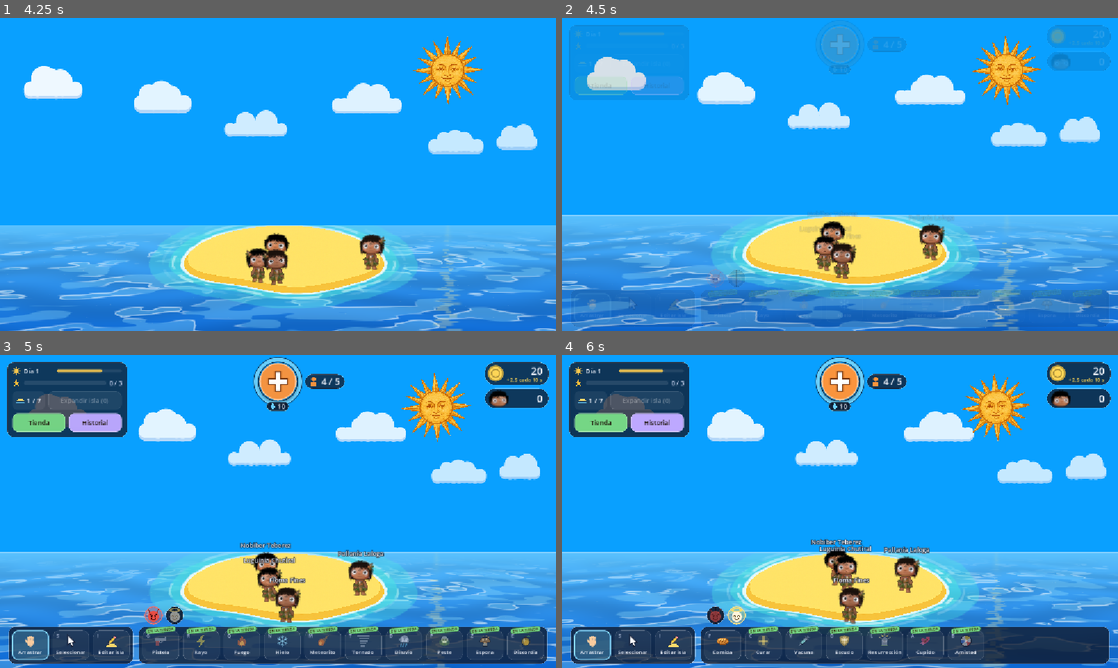
Above: before the commit, frames 1-4 (two rows, left to right).
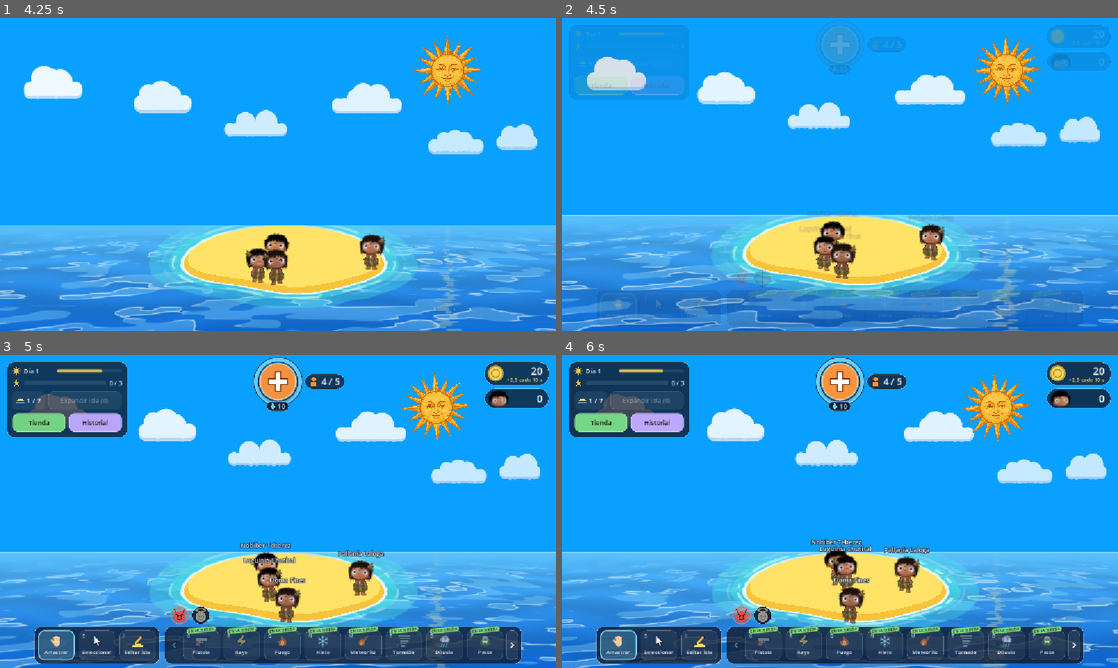
Above: after the commit, the same moments.

Repository: JuliFlorez/godlings
Game: Godot game, scene res://world/world.tscn
The game is run twice, just before and just after one commit, with the same random seed, the same clock (stepped at 60 frames per second) and the same inputs. Sound files missing from this copy of the repository are replaced by a short silence.
Inputs (mouse positions are in pixels of both pictures, inside the frame that each line leads up to):
- Up to frame 1 (4.25 s): click "Jugar" at 0.5 s; tap Enter at 1.25 s; move the mouse to (400, 158) at 1.27 s; hold Right (pan_right) 1.28-2 s; tap I (edit_island) at 1.35 s; click (400, 158) at 1.42 s; drag from (166, 190) to (250, 237) at 2.02 s; click "Nueva partida" at 2.75 s; move the mouse to (333, 105) at 3.52 s; hold Right (pan_right) from 3.53 s (still down); tap A (power_cupid) at 3.6 s; click (333, 105) at 3.67 s
- Up to frame 2 (4.5 s): release Right (pan_right) at 4.25 s; drag from (817, 268) to (673, 127) at 4.27 s
- Up to frame 3 (5 s): no input
- Up to frame 4 (6 s): click (717, 614) at 5.02 s; click (739, 614) at 5.77 s

Frame 1 is identical in both runs. In frame 2, 0.6% of the frame differs, in the area x 1-99%, y 80-99%; in frame 3, 3.6%; in frame 4, 3.8%.

Commit message:
Add scroll arrows to the power bar and the shop
The power bar and the shop rows no longer stretch to the edges of the
screen. The power bar shows up to 8 powers per tab and each shop row up to
8 cards; when there are more, arrows on both sides scroll the row one at a
time (the mouse wheel over the row does too). Drawing a power with its key
scrolls the bar to its slot. When everything fits the arrows are hidden but
keep their space, so the bar doesn't change width between tabs.

Both use a new reusable row, ArrowRow (ui/arrow_row.gd), so more powers or
decorations can be added without breaking the layout.

Co-Authored-By: Claude Opus 5.5 <noreply@anthropic.com>

Diff:
--- /dev/null
+++ b/ui/arrow_row.gd
@@ -0,0 +1,110 @@
+extends HBoxContainer
+class_name ArrowRow
+## Una fila de cosas (los slots de la barra de poderes, las tarjetas de la tienda) que muestra de a
+## shown y tiene una flecha a cada lado para correrla de a una; con la rueda del mouse encima,
+## también. Así la barra y la tienda no se estiran hasta los bordes de la pantalla y se pueden
+## agregar más cosas sin que dejen de entrar.
+## Lo que va en la fila se agrega a row; set_items dice cuáles están en juego (por ejemplo, los de
+## la pestaña elegida) y en qué orden. Las flechas siempre ocupan su lugar (así la fila no cambia
+## de ancho): si todo entra, no se ven.
+
+const ARROW_W := 24.0
+
+## Cuántas se ven a la vez.
+var shown := 8
+## Donde van las cosas de la fila.
+var row: HBoxContainer
+var _items: Array[Control] = []
+var _first := 0
+var _left: Button
+var _right: Button
+
+func _init(count := 8, gap := 8) -> void:
+	shown = count
+	add_theme_constant_override("separation", 6)
+	_left = _arrow("left", -1)
+	row = HBoxContainer.new()
+	row.add_theme_constant_override("separation", gap)
+	add_child(row)
+	_right = _arrow("right", 1)
+
+## Las que están en juego, en orden (vacío: todas las de row). Las demás de row se esconden.
+## Vuelve al principio.
+func set_items(list: Array[Control] = []) -> void:
+	_items = list.duplicate()
+	if _items.is_empty():
+		for c in row.get_children():
+			_items.append(c as Control)
+	_first = 0
+	_layout()
+
+## Corre la fila lo justo para que se vea item (si está en juego).
+func show_item(item: Control) -> void:
+	var i := _items.find(item)
+	if i < 0:
+		return
+	if i < _first:
+		_first = i
+	elif i >= _first + shown:
+		_first = i - shown + 1
+	_layout()
+
+## Corre la fila steps lugares (negativo: para la izquierda).
+func scroll(steps: int) -> void:
+	_first += steps
+	_layout()
+
+func _layout() -> void:
+	_first = clampi(_first, 0, maxi(0, _items.size() - shown))
+	for c in row.get_children():
+		(c as Control).visible = false
+	for i in _items.size():
+		_items[i].visible = i >= _first and i < _first + shown
+	var over := _items.size() > shown
+	_set_arrow(_left, over, _first > 0)
+	_set_arrow(_right, over, _first + shown < _items.size())
+
+## Con la rueda del mouse encima, corre la fila (y no hace zoom en el mundo).
+func _input(event: InputEvent) -> void:
+	var wheel := event as InputEventMouseButton
+	if wheel == null or not wheel.pressed or _items.size() <= shown or not is_visible_in_tree():
+		return
+	if not get_global_rect().has_point(get_global_mouse_position()):
+		return
+	match wheel.button_index:
+		MOUSE_BUTTON_WHEEL_UP, MOUSE_BUTTON_WHEEL_LEFT:
+			scroll(-1)
+		MOUSE_BUTTON_WHEEL_DOWN, MOUSE_BUTTON_WHEEL_RIGHT:
+			scroll(1)
+		_:
+			return
+	get_viewport().set_input_as_handled()
+
+func _arrow(kind: String, step: int) -> Button:
+	var b := Button.new()
+	b.custom_minimum_size = Vector2(ARROW_W, 0)
+	b.focus_mode = Control.FOCUS_NONE
+	b.add_theme_stylebox_override("normal", UiStyle.box(Color(1, 1, 1, 0.08), 8, Color(1, 1, 1, 0.14), 1))
+	b.add_theme_stylebox_override("hover", UiStyle.box(Color(1, 1, 1, 0.16), 8, Color(1, 1, 1, 0.32), 1))
+	b.add_theme_stylebox_override("pressed", UiStyle.box(Color(1, 1, 1, 0.22), 8, Color(1, 1, 1, 0.4), 1))
+	b.add_theme_stylebox_override("disabled", UiStyle.box(Color(1, 1, 1, 0.03), 8, Color(1, 1, 1, 0.06), 1))
+	b.pressed.connect(scroll.bind(step))
+	add_child(b)
+	var px := 14
+	var icon := HudIcon.make(kind, px)
+	# Anclada al centro del botón y corrida la mitad de su tamaño (el preset con MINSIZE no la corre:
+	# todavía no tiene tamaño)
+	icon.set_anchors_preset(Control.PRESET_CENTER)
+	icon.offset_left = -px * 0.5
+	icon.offset_top = -px * 0.5
+	icon.offset_right = px * 0.5
+	icon.offset_bottom = px * 0.5
+	b.add_child(icon)
+	b.set_meta("icon", icon)
+	return b
+
+## Se ve si hace falta (over), y apagada si ya no se puede correr para ese lado.
+func _set_arrow(b: Button, over: bool, can: bool) -> void:
+	b.disabled = not (over and can)
+	b.modulate.a = (1.0 if can else 0.35) if over else 0.0
+	b.mouse_filter = Control.MOUSE_FILTER_STOP if over else Control.MOUSE_FILTER_IGNORE
--- a/ui/hud_icon.gd
+++ b/ui/hud_icon.gd
@@ -108,6 +108,11 @@
 			draw_colored_polygon(cross, Color.WHITE)
 			cross.append(cross[0])
 			draw_polyline(cross, Color(0.45, 0.2, 0.05), maxf(2.0, s * 0.05), true)
+		"left", "right":
+			# Flechita para correr una fila (ver ArrowRow)
+			var d := -1.0 if kind == "left" else 1.0
+			draw_polyline(PackedVector2Array([c + Vector2(-d * 0.18, -0.36) * s, c + Vector2(d * 0.18, 0.0) * s,
+					c + Vector2(-d * 0.18, 0.36) * s]), UiStyle.C_TEXT, maxf(2.0, s * 0.16), true)
 		"coin":
 			draw_circle(c, s * 0.48, UiStyle.C_OFFERING.darkened(0.25), true, -1.0, true)
 			draw_circle(c, s * 0.38, UiStyle.C_OFFERING, true, -1.0, true)
--- a/ui/power_bar.gd
+++ b/ui/power_bar.gd
@@ -3,16 +3,19 @@
 ## La barra de abajo al centro (ver HUD): el modo del click (arrastrar aldeanos, seleccionarlos o
 ## editar la isla) y los poderes, en dos pestañas (los malos y los buenos). Cada poder tiene su
 ## slot: lo saca o lo guarda; bloqueado, se ve apagado y lleva a la tienda; resaltado mientras
-## está afuera, y con una barrita abajo mientras se recarga. Ocupa toda la pantalla sin atajar el
+## está afuera, y con una barrita abajo mientras se recarga. Si en una pestaña hay más de MAX_SLOTS,
+## se corren con las flechas de los costados (ver ArrowRow). Ocupa toda la pantalla sin atajar el
 ## mouse: los clicks los atajan solo sus paneles.
 
 const TAB_SIZE := 38.0
 const SLOT_SIZE := Vector2(76, 62)
+const MAX_SLOTS := 8           # Los que se ven a la vez en una pestaña; si hay más, flechas (ver ArrowRow)
 
 var hud: HUD
 ## Los poderes de la barra (ver set_powers), en su orden, y el slot de cada uno.
 var powers: Array[Power] = []
 var _power_slots := {}        # Power -> Button
+var _power_scroll: ArrowRow   # La fila de los poderes, con flechas si no entran
 var _power_row: HBoxContainer
 ## Las pestañas: qué slots van en cada una y cuál se ve.
 var _good_tab := false
@@ -78,8 +81,10 @@
 	_tab_holy = _tab_button(tabs, "holy", "Poderes buenos")
 	_tab_holy.pressed.connect(_set_tab.bind(true))
 	var row := _toolbar_panel(tools_col)
-
-	_power_row = row   # Los slots de los poderes van acá (ver set_powers)
+	_power_scroll = ArrowRow.new(MAX_SLOTS, row.get_theme_constant("separation"))
+	row.add_child(_power_scroll)
+
+	_power_row = _power_scroll.row   # Los slots de los poderes van acá (ver set_powers)
 	_set_tab(false)
 
 ## Recargándose (el diluvio): la barrita de abajo del slot se va llenando y el ícono, apagado.
@@ -102,10 +107,11 @@
 	for power in powers:
 		_power_slots[power] = _power_slot(power)
 		power.armed_changed.connect(_on_power_armed.bind(power))
-	# Del ancho de la pestaña más llena: así la barra no salta al cambiar de pestaña
+	# Del ancho de la pestaña más llena (hasta MAX_SLOTS): así la barra no salta al cambiar de pestaña
 	var most := 0
 	for good: bool in [false, true]:
 		most = maxi(most, _tool_slots.values().count(good))
+	most = mini(most, MAX_SLOTS)
 	_power_row.custom_minimum_size.x = most * SLOT_SIZE.x + (most - 1) * _power_row.get_theme_constant("separation")
 	_set_tab(false)
 
@@ -150,8 +156,12 @@
 ## Muestra los poderes malos o los buenos.
 func _set_tab(good: bool) -> void:
 	_good_tab = good
-	for slot: Button in _tool_slots:
-		slot.visible = _tool_slots[slot] == good
+	var shown: Array[Control] = []   # Los de la pestaña, en el orden de la barra
+	for power in powers:
+		var slot: Button = _power_slots[power]
+		if _tool_slots[slot] == good:
+			shown.append(slot)
+	_power_scroll.set_items(shown)
 	for tab: Button in [_tab_evil, _tab_holy]:
 		var on := (tab == _tab_holy) == good
 		var col := UiStyle.C_HOLY if tab == _tab_holy else UiStyle.C_EVIL
@@ -164,10 +174,12 @@
 		tab.add_theme_stylebox_override("pressed", hover)
 		tab.get_meta("icon").modulate = Color.WHITE if on else Color(1, 1, 1, 0.55)
 
-## Al sacar un poder con su tecla, que se vea en la barra (pasa a su pestaña).
+## Al sacar un poder con su tecla, que se vea en la barra (pasa a su pestaña y, si hace falta, corre
+## la fila hasta él).
 func _show_tool(btn: Button) -> void:
 	if _tool_slots.has(btn) and _tool_slots[btn] != _good_tab:
 		_set_tab(_tool_slots[btn])
+	_power_scroll.show_item(btn)
 
 ## Pestaña redonda con un ícono (la carita con cuernos o con aureola).
 func _tab_button(parent: Control, kind: String, tip: String) -> Button:
--- a/ui/shop.gd
+++ b/ui/shop.gd
@@ -6,7 +6,8 @@
 ## tornado, diluvio, peste, espora y la manzana de la discordia), los buenos (curar, la vacuna, el
 ## escudo, la resurrección, el arco de Cupido y la pelota de la amistad), y el cielo y los tiburones
 ## (la Luna de Sangre y los tiburones).
-## Tiene el tamaño de la pestaña más grande, así no salta al cambiar. Se vuelve a abrir en la
+## Las filas de tarjetas muestran de a MAX_CARDS y, si hay más, se corren con flechas (ver
+## ArrowRow). Tiene el tamaño de la pestaña más grande, así no salta al cambiar. Se vuelve a abrir en la
 ## última que se miró, o en la del poder bloqueado que se tocó en la barra (ver HUD.open_shop).
 
 enum Tab { ISLAND, EVIL, GOOD, SKY }
@@ -23,6 +24,7 @@
 const TAB_ICON := 18
 const CARD_W := 96.0
 const CARD_GAP := 8
+const MAX_CARDS := 8           # Las que se ven a la vez en una fila; si hay más, flechas (ver ArrowRow)
 const PREVIEW_SIZE := Vector2(76, 60)
 
 ## La pestaña que se está mirando (queda para la próxima vez, aunque se rearme la tienda).
@@ -107,6 +109,8 @@
 	_build_island(_pages[Tab.ISLAND])
 	_build_powers(_pages[Tab.EVIL], _pages[Tab.GOOD])
 	_build_sky(_pages[Tab.SKY])
+	for t: Tab in [Tab.ISLAND, Tab.EVIL, Tab.GOOD]:
+		(_pages[t].get_child(0) as ArrowRow).set_items()   # Ya con sus tarjetas: muestra las primeras
 	# Del tamaño de la más grande (las escondidas no cuentan para el tamaño)
 	var most := Vector2.ZERO
 	for page: Control in _pages.values():
@@ -116,7 +120,7 @@
 
 ## Decoraciones para la isla.
 func _build_island(page: Control) -> void:
-	var row := _row(page)
+	var row := _arrow_row(page)
 	for kind: String in Decoration.KINDS:
 		var info: Dictionary = Decoration.KINDS[kind]
 		var preview := DecorPreview.new()
@@ -129,7 +133,7 @@
 
 ## Los poderes malos y los buenos (como las pestañas de la barra, ver HUD.powers).
 func _build_powers(evil_page: Control, good_page: Control) -> void:
-	var rows := {false: _row(evil_page), true: _row(good_page)}   # bueno -> fila
+	var rows := {false: _arrow_row(evil_page), true: _arrow_row(good_page)}   # bueno -> fila
 	for power in hud.powers:
 		if power.always:
 			continue   # La comida no se compra: está desde el principio
@@ -282,6 +286,14 @@
 	parent.add_child(row)
 	return row
 
+## Una fila de tarjetas que muestra de a MAX_CARDS, con flechas si hay más (ver ArrowRow); devuelve
+## donde van las tarjetas. Hay que llamar a set_items cuando ya estén todas (ver _ready).
+func _arrow_row(parent: Control) -> HBoxContainer:
+	var scroll := ArrowRow.new(MAX_CARDS, CARD_GAP)
+	scroll.size_flags_vertical = Control.SIZE_SHRINK_BEGIN
+	parent.add_child(scroll)
+	return scroll.row
+
 func _section(title: String) -> Label:
 	var l := UiStyle.label(title, 11, UiStyle.C_MUTED)
 	l.uppercase = true   # Mayúsculas al mostrar, así el texto sigue siendo la clave de traducción
Not shown, added: ui/arrow_row.gd.uid
Not shown, changed: CLAUDE.md
